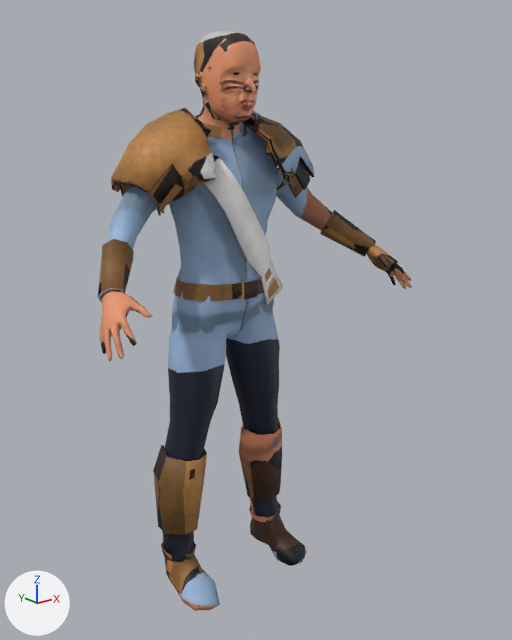
Two versions of the glTF model public/heroes/bezos.glb, one commit apart.
Both versions are drawn from a camera (50 mm lens) standing at (-1.265, -1.77, 1.558) and looking at (0.045, -0.132, 0.903). The axes (+X, +Y, +Z) are drawn at lower left. The lights are the same throughout. The first picture is the older version. Vertices at exactly the same position are counted once.

In view in the first picture: 'hero'.
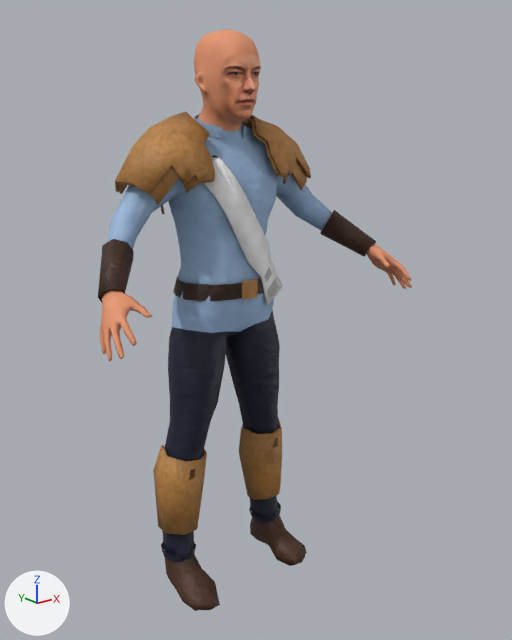
Edits to the bpy script that builds the scene:
```text
Change me_hero:
    used by ob_hero; location = (0.0, 0.0, 0.0)
    remove me_hero.from_pydata(...)  # 3334 vertices, 6451 faces; spans x -0.54..0.54, y -0.36..0.13, z -0.01..1.74
    add me_hero.from_pydata(...)  # 3206 vertices, 6195 faces; spans x -0.54..0.54, y -0.36..0.13, z -0.01..1.74
    me_hero part 1: 5 vertices moved from x -0.2..0.2, y -0.13..0.03, z 1.32..1.46 to x -0.2..0.2, y -0.14..0.03, z 1.34..1.46; 213 vertices removed from x -0.34..0.34, y -0.17..0.13, z 1.23..1.53; 85 vertices added at x -0.3..0.3, y -0.15..0.12, z 1.23..1.51
    me_hero part 2: 5732 kept faces spanning x -0.54..0.54, y -0.36..0.12, z -0.01..1.74 get new texture (UV) coordinates
```

Boxes (x1, y1, x2, y2) around the edits, measured in the pictures (512 x 640 px):
part 1 of me_hero, cut back
    before: (111, 108, 314, 216)
    after: (119, 118, 311, 215)
part 2 of me_hero, surface changed
    both: (98, 29, 411, 611)
